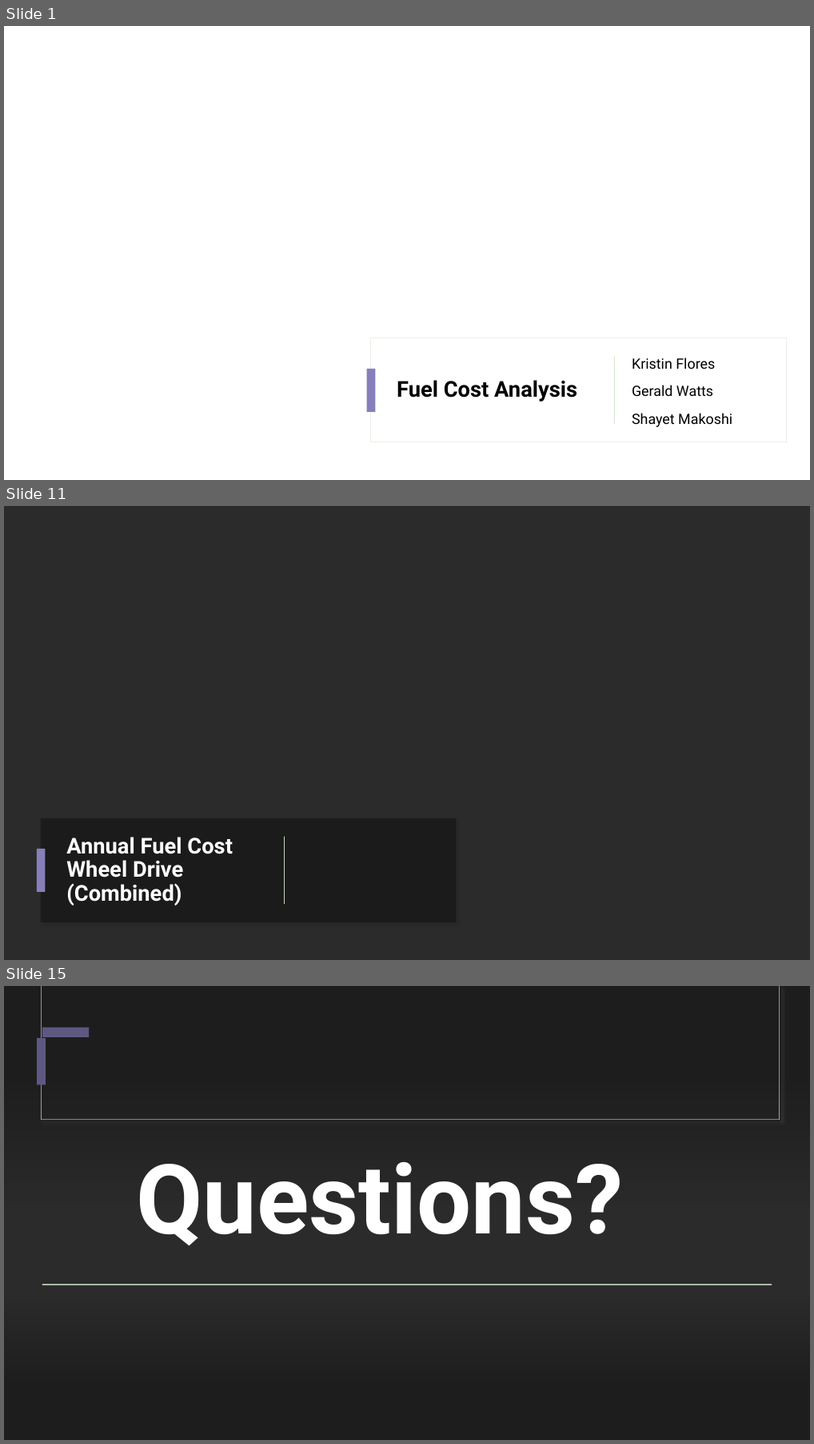
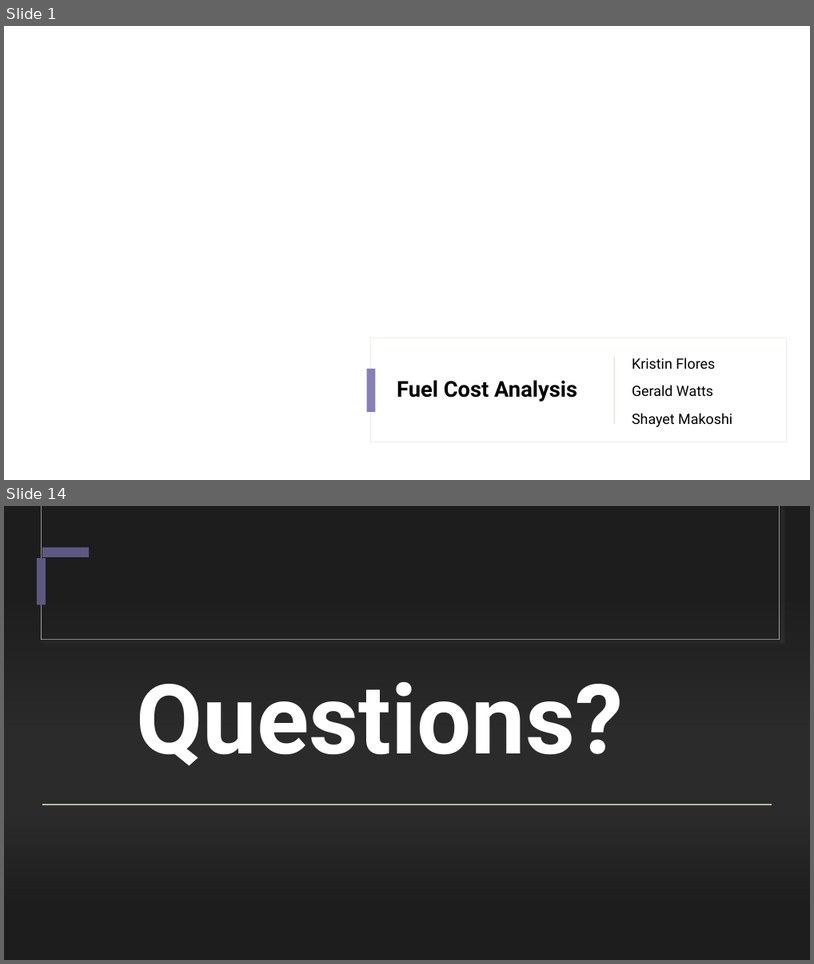
Before and after one commit to geraldwattsthethird/Fuel-Cost-Analysis, a slide deck: presentation.pptx. Shown one above the other, each under a label of ours: slides 1, 11 and 15 before the commit, slides 1 and 14 after it; the slides between them are not shown. The pictures are 814x1444 and 814x964 pixels, drawn with LibreOffice and Linux fonts; fonts in the diff are those of the drawing; background and template pictures are left out; a plain dark background stands for a picture behind light text. Boxes give left, top, right and bottom in pixels: in the first picture for what was removed or moved away, otherwise in the second. Text is boxed around its words. In the diff, an @@ line names an element or a change of style, - is before the commit and + after.

```diff
--- a/presentation.pptx
+++ b/presentation.pptx
@@ slide 11 removed at (4, 506, 810, 960), background picture (left out); not listed: 2 template elements that a slide beside it also shows @@
@@ rectangle removed at (4, 506, 810, 960) @@
@@ rectangle removed at (40, 818, 457, 922) @@
@@ title removed at (66, 836, 233, 905) @@
-Annual Fuel Cost Wheel Drive (Combined)
@@ rectangle removed at (284, 836, 285, 904) @@
@@ rectangle removed at (37, 848, 45, 892) @@
@@ what was slide 15 is now slide 14 @@
```
Also in this commit, not shown: 10 slides changed, 2 slides added, 2 other slides removed, 3 other files.
